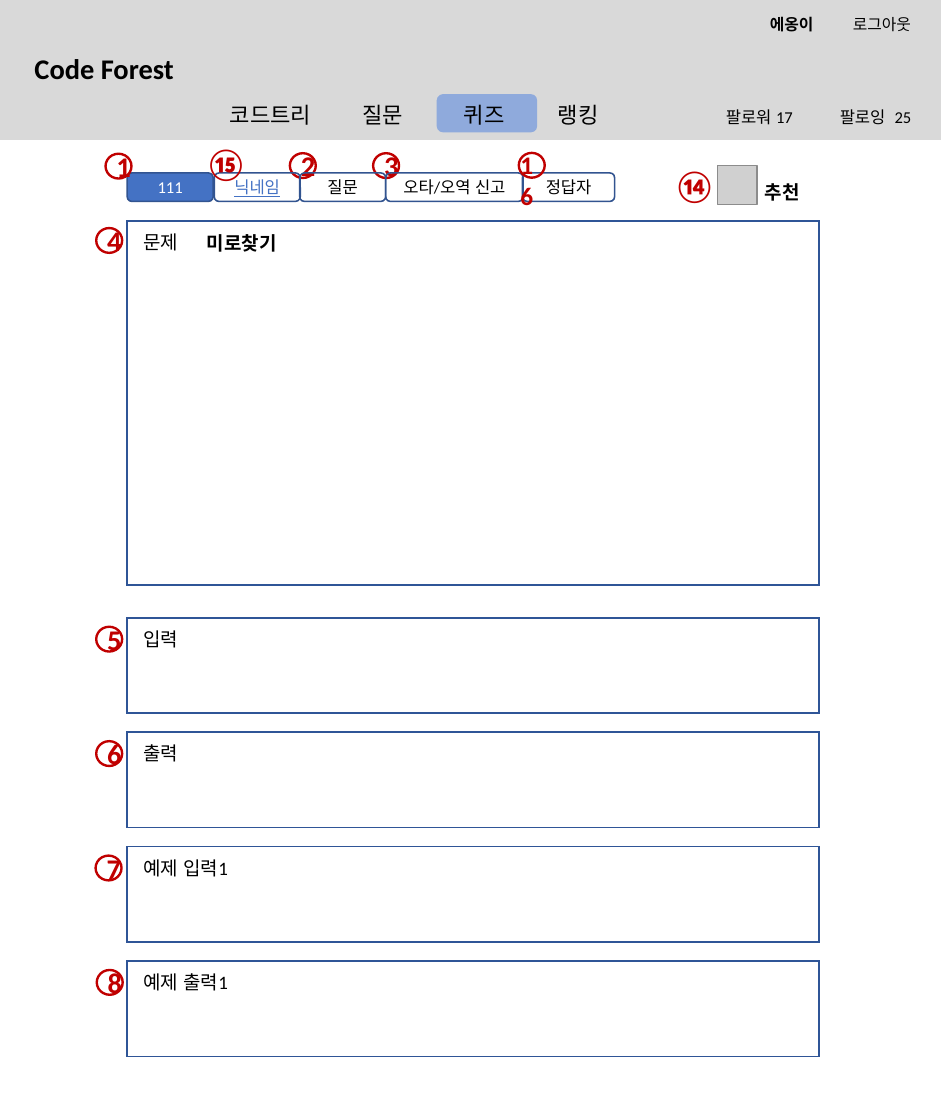
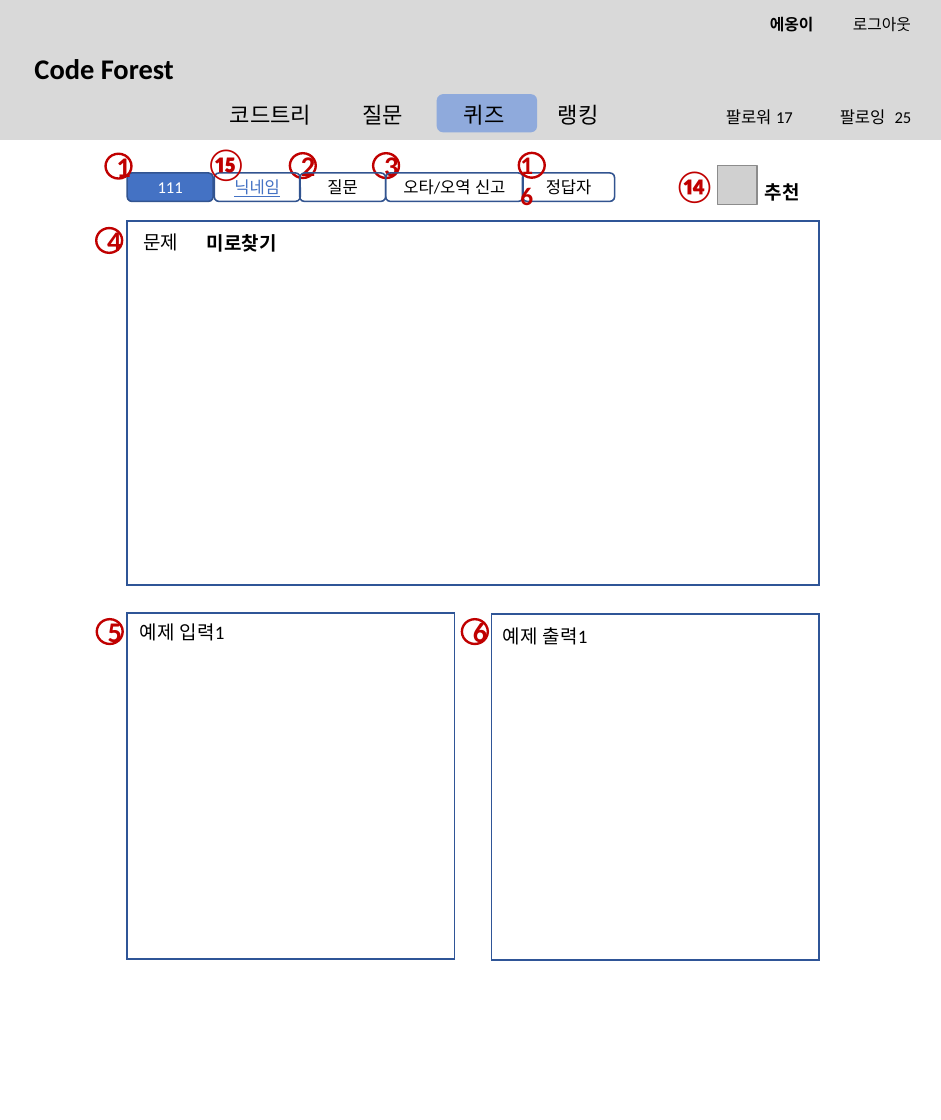
Before and after one commit to btcdd/document, a slide deck: slide 18 of 스토리보드.pptx (slide 15 before the commit). Drawn at 941x1120 pixels with LibreOffice and Linux fonts; fonts in the diff are those of the drawing; grey boxes stand for pictures; background and template pictures are left out. Boxes give left, top, right and bottom in pixels: in the first picture for what was removed or moved away, otherwise in the second. Text is boxed around its words. In the diff, an @@ line names an element or a change of style, - is before the commit and + after.

```diff
--- a/스토리보드.pptx
+++ b/스토리보드.pptx
@@ ellipse "5" moved from (x1=97, y1=627, x2=123, y2=652) to (x1=97, y1=619, x2=123, y2=644) @@
@@ rectangle resized from (x1=127, y1=847, x2=819, y2=942) to (x1=127, y1=613, x2=455, y2=959) @@
@@ rectangle removed at (x1=127, y1=618, x2=819, y2=713) @@
@@ text "예제 입력1" moved from (x1=143, y1=859, x2=229, y2=877) to (x1=140, y1=623, x2=225, y2=641) @@
@@ ellipse "6" moved from (x1=97, y1=741, x2=123, y2=766) to (x1=462, y1=619, x2=488, y2=644) @@
@@ text "예제 출력1" moved from (x1=143, y1=973, x2=229, y2=991) to (x1=503, y1=627, x2=588, y2=645) @@
@@ rectangle added at (x1=492, y1=613, x2=819, y2=959), fill #FFFFFF, outline #2F5597 1 pt @@
@@ text removed at (x1=143, y1=630, x2=178, y2=648) @@
-입력
@@ rectangle removed at (x1=127, y1=732, x2=819, y2=827) @@
@@ text removed at (x1=143, y1=744, x2=178, y2=762) @@
-출력
@@ ellipse removed at (x1=96, y1=856, x2=122, y2=881) @@
-7
@@ ellipse removed at (x1=97, y1=969, x2=123, y2=994) @@
-8
@@ rectangle removed at (x1=127, y1=960, x2=819, y2=1056) @@
```
Also in this commit, not shown: 6 other slides changed, 10 slides added.
